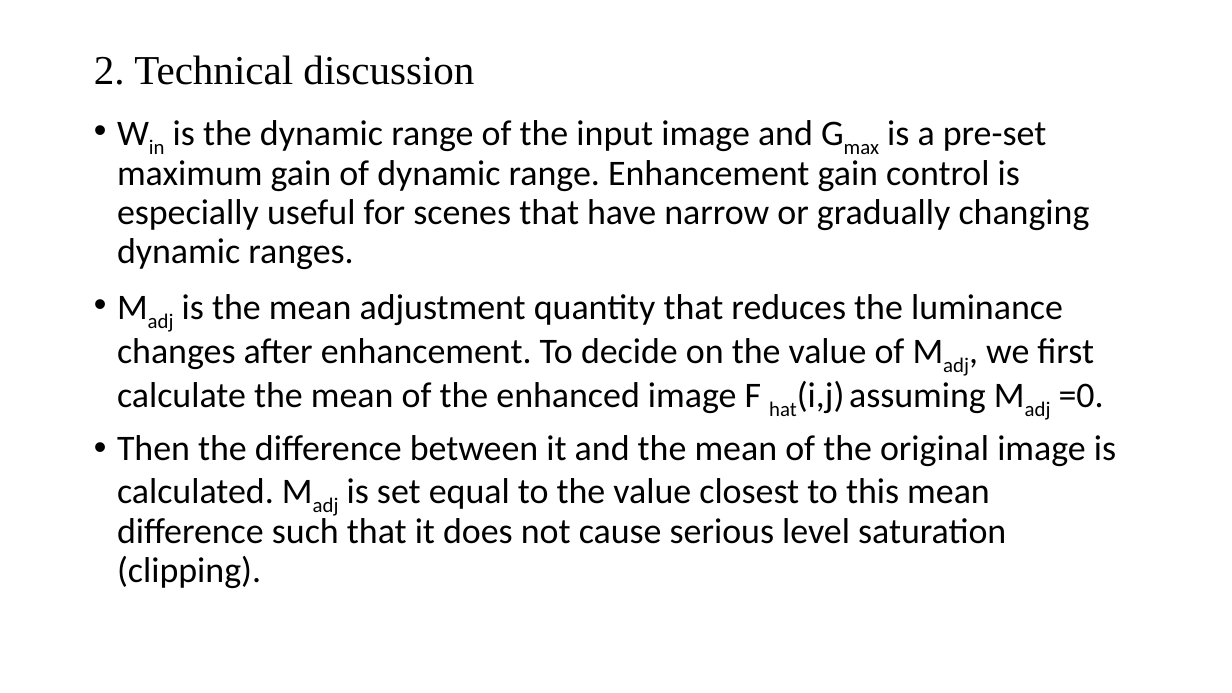
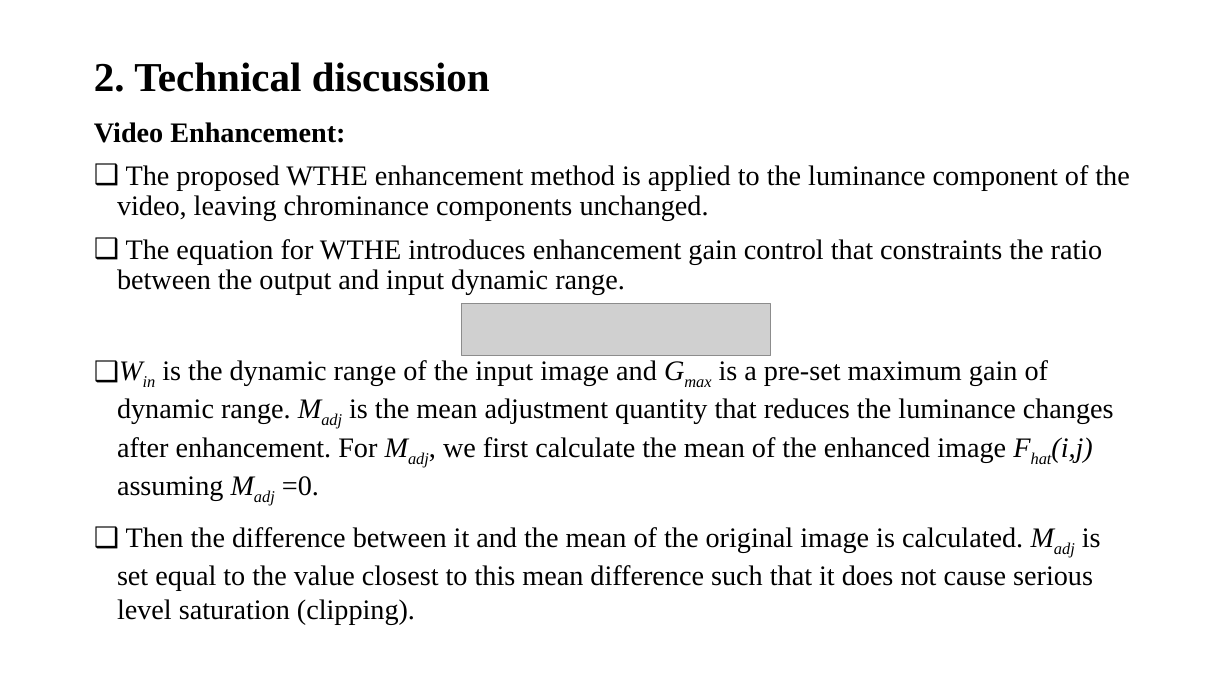
Before and after one commit to lohith921/DIP, a slide deck: slide 9 of Project/Presentation.pptx (slide 8 before the commit). Drawn at 1232x693 pixels with LibreOffice and Linux fonts; fonts in the diff are those of the drawing; grey boxes stand for pictures. Boxes give left, top, right and bottom in pixels: in the first picture for what was removed or moved away, otherwise in the second. Text is boxed around its words. In the diff, an @@ line names an element or a change of style, - is before the commit and + after.

Commit message:
added results, made format changes

```diff
--- a/Project/Presentation.pptx
+++ b/Project/Presentation.pptx
@@ title "2. Technical discussion": place and size @@
-title "2. Technical discussion" at [94,55,474,85]
+title "2. Technical discussion" at [94,62,490,92]
@@ title "2. Technical discussion" at [94,62,490,92]: bold on @@
@@ text "Video Enhancement:": place and size @@
-text "Video Enhancement:" at [117,120,1116,588]
+text "Video Enhancement:" at [94,122,1129,624]
@@ text at [94,122,1129,501]: text changed; size 28 to 22 pt; font Calibri to Times New Roman @@
-• Win is the dynamic range of the input image and Gmax is a pre-set maximum gain of dynamic range. Enhancement gain control is especially useful for scenes that have narrow or gradually changing dynamic ranges.
-• Madj is the mean adjustment quantity that reduces the luminance changes after enhancement. To decide on the value of Madj, we first calculate the mean of the enhanced image F hat(i,j) assuming Madj =0.
+Video Enhancement:
+❑ The proposed WTHE enhancement method is applied to the luminance component of the video, leaving chrominance components unchanged.
+❑ The equation for WTHE introduces enhancement gain control that constraints the ratio between the output and input dynamic range.
+❑ Win is the dynamic range of the input image and Gmax is a pre-set maximum gain of dynamic range. Madj is the mean adjustment quantity that reduces the luminance changes after enhancement. For Madj, we first calculate the mean of the enhanced image Fhat(i,j) assuming Madj =0.
@@ picture added at [461,304,770,356] @@
@@ text at [117,527,1101,624]: size 28 to 22 pt, font Calibri to Times New Roman in "Then the difference between it and the ..."; italic on in "Madj"; bullet • to ❑; line spacing 0.9 to 1 @@
```
Also in this commit, not shown: 6 other slides changed, 3 slides added, 2 slides removed.
